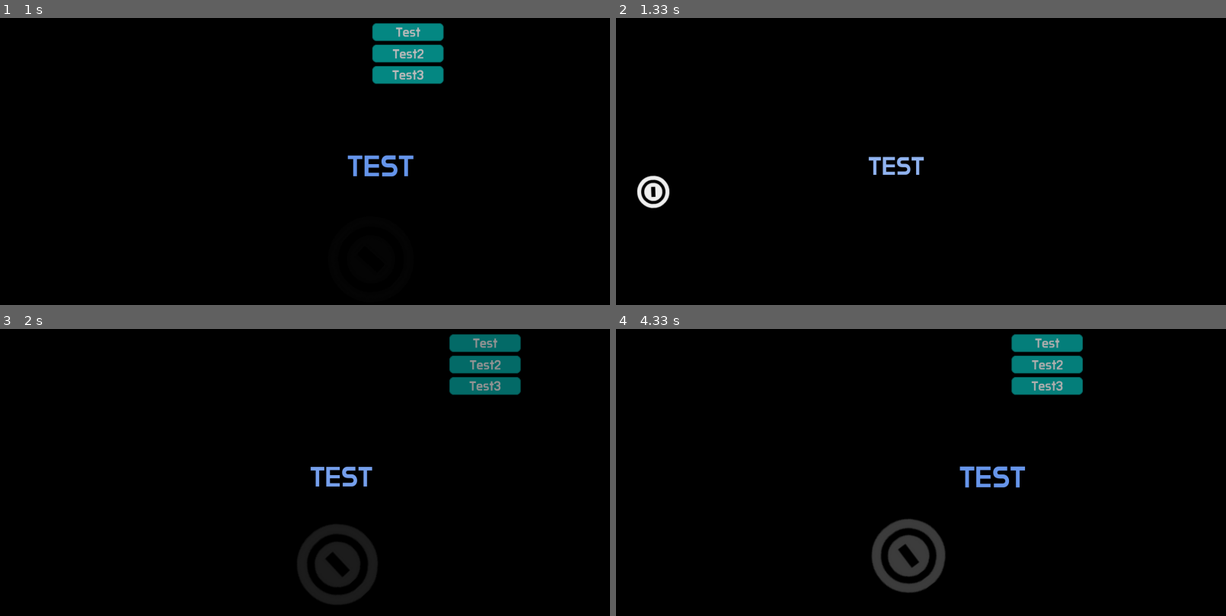
Above: before the commit, frames 1-4 (two rows, left to right).
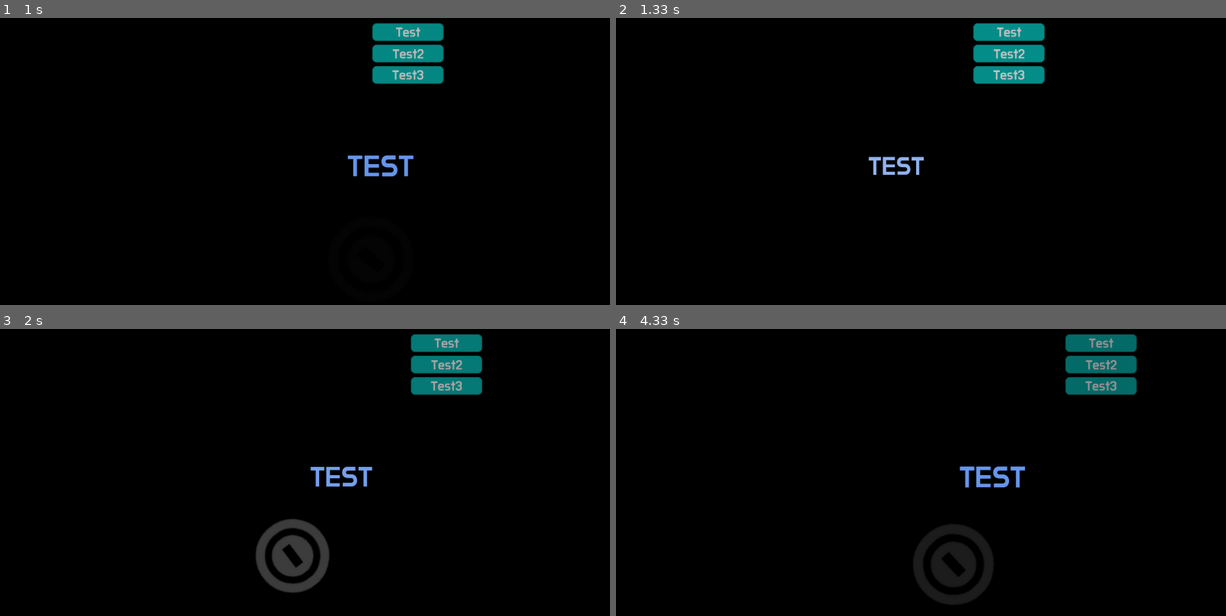
Above: after the commit, the same moments.

Repository: Dano-Sato/REMO-Engine-with-100-Examples-Pygame-
Game: pygame game, started from 15-interpolate.py
Same seed, same stepped clock (60 frames per second), same inputs: the game is played once before the commit and once after it.
Inputs (mouse positions are in pixels of both pictures, inside the frame that each line leads up to):
- Up to frame 1 (1 s): hold Left 0.33-0.87 s
- Up to frame 2 (1.33 s): no input
- Up to frame 3 (2 s): no input
- Up to frame 4 (4.33 s): hold Left 2.47-2.93 s; move the mouse to (670, 432) at 2.5 s; hold Left 2.97-3.43 s; hold Left 3.47-4 s; hold Left from 4.03 s (still down)

Frame 1 is identical in both runs. In frame 2, 2.6% of the frame differs, in the area x 3-71%, y 1-67%; in frame 3, 5.7%; in frame 4, 6.4%, in the area x 41-86%, y 1-96%.

Commit message:
보간에 역재생 기능 추가

Diff:
--- a/15-interpolate.py
+++ b/15-interpolate.py
@@ -93,7 +93,7 @@
             self.testObj2.alpha = 255
             self.testObj2.scale = 1
             self.testObj2.angle = 0
-            self.testObj2.easeout(["pos","scale","alpha","angle"],[RPoint(1000,500),3,0,50],callback=disappear)
+            self.testObj2.easeout(["pos","scale","alpha","angle"],[RPoint(1000,500),3,0,50],callback=disappear,revert=True)
         disappear()
         self.layout = buttonLayout(["Test","Test2","Test3"],RPoint(2300,100))
         self.layout.alpha = 0
@@ -101,8 +101,10 @@
             print("Bounce!")
             self.layout.alpha = 0
             self.layout.pos = RPoint(2300,100)
-            self.layout.bounce(["pos","alpha"],[RPoint(1200,100),255],callback=bouncebounce)
+            self.layout.bounce(["pos","alpha"],[RPoint(1200,100),255],callback=bouncebounce,revert=True)
+
         bouncebounce()
+
 
         self.unfold = False
         return
--- a/REMOLib/core_utils.py
+++ b/REMOLib/core_utils.py
@@ -288,7 +288,7 @@
     DEFAULT_STEPS = 50
     DEFAULT_FRAME_DURATION = 1000/60
     @classmethod
-    def interpolate(cls,obj,attributes,ends,*,frameDuration=DEFAULT_FRAME_DURATION,steps=DEFAULT_STEPS,callback=lambda:None,interpolation = lambda x:x):
+    def interpolate(cls,obj,attributes,ends,*,frameDuration=DEFAULT_FRAME_DURATION,steps=DEFAULT_STEPS,callback=lambda:None,interpolation = lambda x:x,revert=False):
         '''
         지정한 오브젝트의 속성을 서서히 변화시키는 함수입니다.\n
         obj: 변화시킬 오브젝트\n
@@ -297,7 +297,8 @@
         frameDuration: 한 프레임당 지속 시간 (기본값: 1000/60 밀리초)\n
         steps: 변화시킬 단계 수 (기본값: 50)\n
         callback: 변화가 끝났을 때 호출할 함수 (기본값: 빈 함수)\n
-        interpolation: 보간 함수 (기본값: 선형 보간)
+        interpolation: 보간 함수 (기본값: 선형 보간) \n
+        revert: True일 경우, 보간이 끝난 후 다시 되돌아갑니다. (역재생) \n
 
         '''
         # attributes가 리스트나 튜플이 아니면 리스트로 변환
@@ -309,39 +310,45 @@
             attr: [cls.__interpolate(getattr(obj, attr), ends[i], t, interpolation) for t in t_s]
             for i, attr in enumerate(attributes)
         }
+
+        # reset=True일 경우 insts를 뒤집어서 원상복구 추가
+        if revert:
+            for attr in insts:
+                insts[attr].extend(insts[attr][::-1])  # 뒤집어서 리스트에 추가
+
         cls.__interpolablePipeline.append({"obj":obj,"attributes":attributes,"ends":ends,"insts":insts,"timer":RTimer(frameDuration),"callback":callback,"interpolation":interpolation})
         return
 
     @classmethod
-    def easein(cls,obj,attributes,ends,*,frameDuration=DEFAULT_FRAME_DURATION,steps=DEFAULT_STEPS,callback=lambda:None):
+    def easein(cls,obj,attributes,ends,*,frameDuration=DEFAULT_FRAME_DURATION,steps=DEFAULT_STEPS,callback=lambda:None,revert=False):
         '''
         점점 가속되는 보간을 수행합니다.
         '''
-        cls.interpolate(obj,attributes,ends,frameDuration=frameDuration,steps=steps,callback=callback,interpolation=lambda x: x**2.5)
-        return
-
-    @classmethod
-    def easeout(cls,obj,attributes,ends,*,frameDuration=DEFAULT_FRAME_DURATION,steps=DEFAULT_STEPS,callback=lambda:None):
+        cls.interpolate(obj,attributes,ends,frameDuration=frameDuration,steps=steps,callback=callback,interpolation=lambda x: x**2.5,revert=revert)
+        return
+
+    @classmethod
+    def easeout(cls,obj,attributes,ends,*,frameDuration=DEFAULT_FRAME_DURATION,steps=DEFAULT_STEPS,callback=lambda:None,revert=False):
         '''
         점점 감속되는 보간을 수행합니다.
         '''
-        cls.interpolate(obj,attributes,ends,frameDuration=frameDuration,steps=steps,callback=callback,interpolation=lambda x: 1-(1-x)**2.5)
-        return
-
-    @classmethod
-    def smooth(cls,obj,attributes,ends,*,frameDuration=DEFAULT_FRAME_DURATION,steps=DEFAULT_STEPS,callback=lambda:None):
+        cls.interpolate(obj,attributes,ends,frameDuration=frameDuration,steps=steps,callback=callback,interpolation=lambda x: 1-(1-x)**2.5,revert=revert)
+        return
+
+    @classmethod
+    def smooth(cls,obj,attributes,ends,*,frameDuration=DEFAULT_FRAME_DURATION,steps=DEFAULT_STEPS,callback=lambda:None,revert=False):
         '''
         시작과 끝이 부드러운 보간을 수행합니다.
         '''
-        cls.interpolate(obj,attributes,ends,frameDuration=frameDuration,steps=steps,callback=callback,interpolation=lambda t: t**3 * (t * (6 * t - 15) + 10))
-        return
-
-    @classmethod
-    def bounce(cls,obj,attributes,ends,*,frameDuration=DEFAULT_FRAME_DURATION,steps=DEFAULT_STEPS,callback=lambda:None):
+        cls.interpolate(obj,attributes,ends,frameDuration=frameDuration,steps=steps,callback=callback,interpolation=lambda t: t**3 * (t * (6 * t - 15) + 10),revert=revert)
+        return
+
+    @classmethod
+    def bounce(cls,obj,attributes,ends,*,frameDuration=DEFAULT_FRAME_DURATION,steps=DEFAULT_STEPS,callback=lambda:None,revert=False):
         '''
         통통 튀는 듯한 보간을 수행합니다.
         '''
-        cls.interpolate(obj,attributes,ends,frameDuration=frameDuration,steps=steps,callback=callback,interpolation=cls.__bounce)
+        cls.interpolate(obj,attributes,ends,frameDuration=frameDuration,steps=steps,callback=callback,interpolation=cls.__bounce,revert=revert)
         return
 
     @classmethod
@@ -399,47 +406,47 @@
 
 class interpolableObj:
 
-    def easein(self,attributes,ends,*,frameDuration=interpolateManager.DEFAULT_FRAME_DURATION,steps=interpolateManager.DEFAULT_STEPS,callback=lambda:None):
+    def easein(self,attributes,ends,*,frameDuration=interpolateManager.DEFAULT_FRAME_DURATION,steps=interpolateManager.DEFAULT_STEPS,callback=lambda:None,revert=False):
         '''
         가진 인자(pos,center,color 등)에 대해 점점 가속되는 보간을 수행합니다.
         '''
-        interpolateManager.easein(self,attributes,ends,frameDuration=frameDuration,steps=steps,callback=callback)
-        return
-
-    def easeout(self,attributes,ends,*,frameDuration=interpolateManager.DEFAULT_FRAME_DURATION,steps=interpolateManager.DEFAULT_STEPS,callback=lambda:None):
+        interpolateManager.easein(self,attributes,ends,frameDuration=frameDuration,steps=steps,callback=callback,revert=revert)
+        return
+
+    def easeout(self,attributes,ends,*,frameDuration=interpolateManager.DEFAULT_FRAME_DURATION,steps=interpolateManager.DEFAULT_STEPS,callback=lambda:None,revert=False):
         '''
         가진 인자(pos,center,color 등)에 대해 점점 감속되는 보간을 수행합니다.
         '''
 
-        interpolateManager.easeout(self,attributes,ends,frameDuration=frameDuration,steps=steps,callback=callback)
-        return
-
-    def smooth(self,attributes,ends,*,frameDuration=interpolateManager.DEFAULT_FRAME_DURATION,steps=interpolateManager.DEFAULT_STEPS,callback=lambda:None):
+        interpolateManager.easeout(self,attributes,ends,frameDuration=frameDuration,steps=steps,callback=callback,revert=revert)
+        return
+
+    def smooth(self,attributes,ends,*,frameDuration=interpolateManager.DEFAULT_FRAME_DURATION,steps=interpolateManager.DEFAULT_STEPS,callback=lambda:None,revert=False):
         '''
         가진 인자(pos,center,color 등)에 대해 시작과 끝이 부드러운 보간을 수행합니다.
         '''
-        interpolateManager.smooth(self,attributes,ends,frameDuration=frameDuration,steps=steps,callback=callback)
-        return
-
-    def bounce(self,attributes,ends,*,frameDuration=interpolateManager.DEFAULT_FRAME_DURATION,steps=interpolateManager.DEFAULT_STEPS,callback=lambda:None):
+        interpolateManager.smooth(self,attributes,ends,frameDuration=frameDuration,steps=steps,callback=callback,revert=revert)
+        return
+
+    def bounce(self,attributes,ends,*,frameDuration=interpolateManager.DEFAULT_FRAME_DURATION,steps=interpolateManager.DEFAULT_STEPS,callback=lambda:None,revert=False):
         '''
         가진 인자(pos,center,color 등)에 대해 통통 튀는 듯한 보간을 수행합니다
         '''
-        interpolateManager.bounce(self,attributes,ends,frameDuration=frameDuration,steps=steps,callback=callback)
-        return
-
-    def interpolate(self,attributes,ends,*,frameDuration=interpolateManager.DEFAULT_FRAME_DURATION,steps=interpolateManager.DEFAULT_STEPS,callback=lambda:None,interpolation = lambda x:x):
+        interpolateManager.bounce(self,attributes,ends,frameDuration=frameDuration,steps=steps,callback=callback,revert=revert)
+        return
+
+    def interpolate(self,attributes,ends,*,frameDuration=interpolateManager.DEFAULT_FRAME_DURATION,steps=interpolateManager.DEFAULT_STEPS,callback=lambda:None,interpolation = lambda x:x,revert=False):
         '''
         가진 인자(pos,center,color 등)에 대해 보간을 수행합니다.
         '''
-        interpolateManager.interpolate(self,attributes,ends,frameDuration=frameDuration,steps=steps,callback=callback,interpolation=interpolation)
-        return
-
-    def slidein(self,delta=RPoint(50,0),*,speed=1.5,callback=lambda:None):
+        interpolateManager.interpolate(self,attributes,ends,frameDuration=frameDuration,steps=steps,callback=callback,interpolation=interpolation,revert=revert)
+        return
+
+    def slidein(self,delta=RPoint(50,0),*,speed=1.5,callback=lambda:None,revert=False):
         '''
         오브젝트를 슬라이딩 시키면서 나타나게 하는 함수입니다.\n
         '''
         self.pos -= delta
         self.alpha = 0
         steps = int(interpolateManager.DEFAULT_STEPS // speed)
-        self.easeout(["pos","alpha"],[self.pos+delta,255],steps=steps,callback=callback)
+        self.easeout(["pos","alpha"],[self.pos+delta,255],steps=steps,callback=callback,revert=revert)
